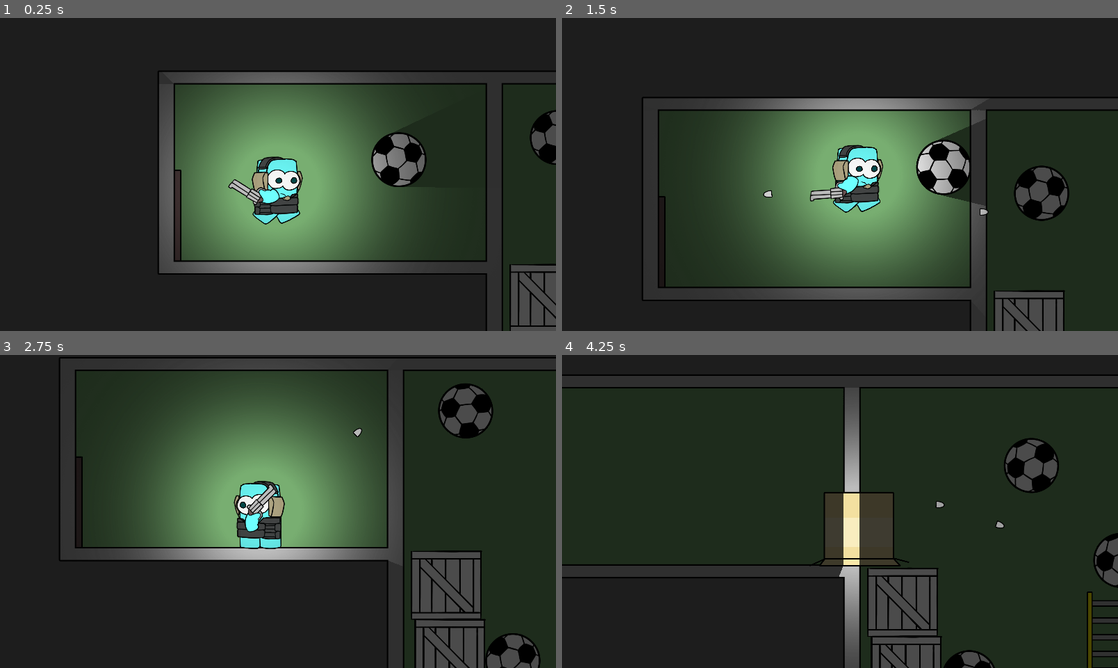
Above: before the commit, frames 1-4 (two rows, left to right).
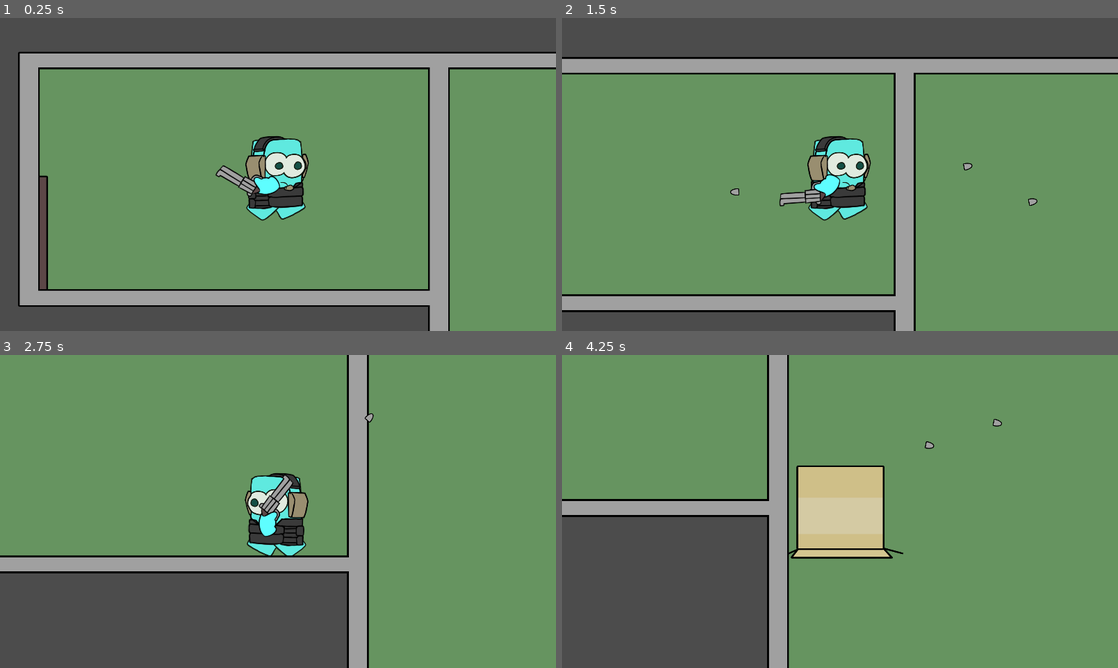
Above: after the commit, the same moments.

Repository: Project-escape/protype-1
Game: Godot game, scene res://scenes/levelsample.tscn
The game is run twice, just before and just after one commit, with the same random seed, the same clock (stepped at 60 frames per second) and the same inputs.
Inputs (mouse positions are in pixels of both pictures, inside the frame that each line leads up to):
- Up to frame 1 (0.25 s): no input
- Up to frame 2 (1.5 s): move the mouse to (962, 158) at 0.52 s; press the mouse at (962, 158) at 0.53 s; hold Right (right) from 0.53 s (still down); tap E (action) at 0.6 s; tap Space (jump) at 0.77 s; move the mouse to (728, 190) at 1.27 s; release the mouse at (728, 190) at 1.28 s; click (728, 190) at 1.35 s
- Up to frame 3 (2.75 s): tap Space (jump) at 1.52 s; tap E (action) at 1.55, 2.1 s; move the mouse to (333, 442) at 2.02 s; release Right (right) at 2.03 s; press the mouse at (333, 442) at 2.03 s; hold Left (left) from 2.03 s (still down)
- Up to frame 4 (4.25 s): move the mouse to (812, 574) at 2.77 s; release Left (left) at 2.78 s; release the mouse at (812, 574) at 2.78 s; hold Right (right) from 2.78 s (still down); tap C (cover) at 2.85 s; tap Space (jump) at 3.02, 3.77 s; tap E (action) at 3.05 s; move the mouse to (1006, 558) at 3.52 s; press the mouse at (1006, 558) at 3.53 s

The runs differ from the first frame. In frame 1, 92% of the frame differs, in the area x 0-100%, y 0-100%; in frame 2, 94%; in frame 3, 94%; in frame 4, 100%.

Commit message:
think bullet fixed

Diff:
--- a/default_bus_layout.tres
+++ b/default_bus_layout.tres
@@ -1,3 +1,4 @@
 [gd_resource type="AudioBusLayout" format=2]
 
 [resource]
+bus/0/volume_db = 1.85375
--- a/scenes/Bullet.tscn
+++ b/scenes/Bullet.tscn
@@ -2,8 +2,6 @@
 
 [ext_resource path="res://assests/Weapon/bullet.png" type="Texture" id=1]
 [ext_resource path="res://script/Bullet.gd" type="Script" id=2]
-
-
 
 [sub_resource type="CapsuleShape2D" id=1]
 height = 12.2953
--- a/scenes/Gun.tscn
+++ b/scenes/Gun.tscn
@@ -12,7 +12,8 @@
 texture = ExtResource( 2 )
 
 [node name="BulletPoint" type="Node2D" parent="."]
-position = Vector2( 183.315, -35.3176 )
+position = Vector2( 184.718, -38.4044 )
+z_as_relative = false
 
 [node name="SoundShot" type="AudioStreamPlayer" parent="."]
 stream = ExtResource( 3 )
--- a/scenes/door.tscn
+++ b/scenes/door.tscn
@@ -4,7 +4,6 @@
 [ext_resource path="res://assests/Objects/door open.png" type="Texture" id=2]
 [ext_resource path="res://assests/Objects/door close.png" type="Texture" id=3]
 [ext_resource path="res://sounds/close_door_1.wav" type="AudioStream" id=4]
-
 
 [sub_resource type="SpriteFrames" id=1]
 animations = [ {
--- /dev/null
+++ b/scenes/explotion.tscn
@@ -0,0 +1,47 @@
+[gd_scene load_steps=9 format=2]
+
+[ext_resource path="res://assests/Effects/explotion.png" type="Texture" id=1]
+[ext_resource path="res://script/explotion.gd" type="Script" id=2]
+
+
+[sub_resource type="AtlasTexture" id=1]
+flags = 4
+atlas = ExtResource( 1 )
+region = Rect2( 0, 0, 128, 129 )
+
+[sub_resource type="AtlasTexture" id=2]
+flags = 4
+atlas = ExtResource( 1 )
+region = Rect2( 128, 0, 128, 129 )
+
+[sub_resource type="AtlasTexture" id=3]
+flags = 4
+atlas = ExtResource( 1 )
+region = Rect2( 256, 0, 128, 129 )
+
+[sub_resource type="AtlasTexture" id=4]
+flags = 4
+atlas = ExtResource( 1 )
+region = Rect2( 384, 0, 128, 129 )
+
+[sub_resource type="AtlasTexture" id=5]
+flags = 4
+atlas = ExtResource( 1 )
+region = Rect2( 512, 0, 128, 129 )
+
+[sub_resource type="SpriteFrames" id=6]
+animations = [ {
+"frames": [ SubResource( 1 ), SubResource( 2 ), SubResource( 3 ), SubResource( 4 ), SubResource( 5 ) ],
+"loop": true,
+"name": "fire",
+"speed": 6.0
+} ]
+
+[node name="explotion" type="AnimatedSprite"]
+position = Vector2( 1.22821, 0.345215 )
+frames = SubResource( 6 )
+animation = "fire"
+frame = 1
+playing = true
+script = ExtResource( 2 )
+[connection signal="animation_finished" from="." to="." method="_on_explotion_animation_finished"]
--- a/scenes/gameboy.tscn
+++ b/scenes/gameboy.tscn
@@ -61,6 +61,7 @@
 script = ExtResource( 2 )
 
 [node name="Light2D" type="Light2D" parent="."]
+visible = false
 position = Vector2( 0.218017, -2.7818 )
 rotation = -0.00153396
 texture = ExtResource( 4 )
@@ -79,12 +80,12 @@
 animation = "jump"
 playing = true
 
-[node name="vest" type="Sprite" parent="Sprite"]
-position = Vector2( -1.18652, 53.6847 )
+[node name="vest" type="Sprite" parent="."]
+position = Vector2( -6.80786, 71.3362 )
 texture = ExtResource( 8 )
 
-[node name="head phone military" type="Sprite" parent="Sprite"]
-position = Vector2( 1.72799, -55.4653 )
+[node name="head phone military" type="Sprite" parent="."]
+position = Vector2( -3.89335, -37.8138 )
 texture = ExtResource( 9 )
 
 [node name="CollisionShape2D" type="CollisionShape2D" parent="."]
--- a/scenes/ladder.tscn
+++ b/scenes/ladder.tscn
@@ -1,7 +1,8 @@
 [gd_scene load_steps=4 format=2]
 
 [ext_resource path="res://assests/Objects/ladder.png" type="Texture" id=1]
-[ext_resource path="res://scenes/ladder.gd" type="Script" id=2]
+[ext_resource path="res://script/ladder.gd" type="Script" id=2]
+
 
 [sub_resource type="RectangleShape2D" id=1]
 extents = Vector2( 68.8, 304.082 )
--- a/scenes/levelsample.tscn
+++ b/scenes/levelsample.tscn
@@ -1,125 +1,45 @@
-[gd_scene load_steps=12 format=2]
+[gd_scene load_steps=6 format=2]
 
 [ext_resource path="res://scenes/rooms/room 2.tscn" type="PackedScene" id=1]
 [ext_resource path="res://scenes/rooms/room 1.tscn" type="PackedScene" id=2]
 [ext_resource path="res://scenes/rooms/room 4.tscn" type="PackedScene" id=3]
 [ext_resource path="res://scenes/rooms/room 3.tscn" type="PackedScene" id=4]
 [ext_resource path="res://scenes/gameboy.tscn" type="PackedScene" id=5]
-[ext_resource path="res://assests/Environment/background.png" type="Texture" id=6]
-[ext_resource path="res://scenes/football.tscn" type="PackedScene" id=7]
-[ext_resource path="res://scenes/wooden box white.tscn" type="PackedScene" id=8]
-[ext_resource path="res://scenes/platform.tscn" type="PackedScene" id=9]
-[ext_resource path="res://scenes/wooden box yellow.tscn" type="PackedScene" id=10]
-[ext_resource path="res://scenes/ladder.tscn" type="PackedScene" id=11]
 
-[node name="LevelSample" type="Node2D"]
-modulate = Color( 0.294118, 0.294118, 0.294118, 1 )
-position = Vector2( 781, 64 )
-scale = Vector2( 0.8, 0.8 )
-
-[node name="CanvasLayer" type="CanvasLayer" parent="."]
-
-[node name="ColorRect" type="ColorRect" parent="CanvasLayer"]
-visible = false
-light_mask = 2
-anchor_right = 1.0
-anchor_bottom = 1.0
-margin_right = 8.0
-margin_bottom = -0.200073
-color = Color( 0.364706, 0.364706, 0.364706, 0.529412 )
-__meta__ = {
-"_edit_use_anchors_": false
-}
-
-[node name="ParallaxBackground" type="ParallaxBackground" parent="."]
-
-[node name="Sprite" type="Sprite" parent="ParallaxBackground"]
-position = Vector2( 959.279, 540.278 )
-texture = ExtResource( 6 )
-
-[node name="room3" parent="." instance=ExtResource( 1 )]
-position = Vector2( 2278.9, -132.793 )
-rotation = 0.0767945
-
-[node name="room4" parent="." instance=ExtResource( 3 )]
-position = Vector2( 486.637, -2889.18 )
-
-[node name="room5" parent="." instance=ExtResource( 4 )]
-position = Vector2( 374.59, -509.663 )
-
-[node name="room6" parent="." instance=ExtResource( 1 )]
-position = Vector2( 2396.26, -1759.95 )
-rotation = 0.102974
-
-[node name="room7" parent="." instance=ExtResource( 4 )]
-position = Vector2( 4575.37, 1809.65 )
-
-[node name="room8" parent="." instance=ExtResource( 3 )]
-position = Vector2( 6984.09, -197.091 )
-
-[node name="room2" parent="room8" instance=ExtResource( 4 )]
-position = Vector2( -6274.2, 2012.37 )
-
-[node name="room2" parent="." instance=ExtResource( 2 )]
-position = Vector2( 5187.63, -47.4583 )
-
-[node name="football2" parent="." instance=ExtResource( 7 )]
-position = Vector2( 1381.09, -2306.87 )
-scale = Vector2( 1, 1 )
-
-[node name="room9" parent="football2" instance=ExtResource( 1 )]
-position = Vector2( -1449.78, 5396.46 )
-
-[node name="room2" parent="football2/room9" instance=ExtResource( 1 )]
-position = Vector2( 3937.78, 66.7424 )
-
-[node name="ladder" parent="football2" instance=ExtResource( 11 )]
-position = Vector2( 510.778, -215.327 )
-
-[node name="football3" parent="." instance=ExtResource( 7 )]
-position = Vector2( 1147.88, -3308.9 )
-scale = Vector2( 1, 1 )
-
-[node name="football4" parent="." instance=ExtResource( 7 )]
-position = Vector2( 2628.29, -1122.94 )
-
-[node name="football5" parent="." instance=ExtResource( 7 )]
-position = Vector2( 1551.06, -1582.81 )
+[node name="Node2D" type="Node2D"]
+show_behind_parent = true
 
 [node name="gameboy" parent="." instance=ExtResource( 5 )]
-position = Vector2( -59.9489, -3175.65 )
+position = Vector2( 3323.44, -1257.07 )
 
 [node name="Camera2D" type="Camera2D" parent="gameboy"]
 current = true
-smoothing_enabled = true
 
-[node name="wooden box white" parent="." instance=ExtResource( 8 )]
-position = Vector2( 1302.98, -2018.38 )
+[node name="rooms" type="Node2D" parent="."]
 
-[node name="wooden box white2" parent="wooden box white" instance=ExtResource( 8 )]
-position = Vector2( -195.477, -296.403 )
+[node name="room3" parent="rooms" instance=ExtResource( 1 )]
+position = Vector2( 306.225, -224.607 )
 
-[node name="wooden box white2" parent="wooden box white/wooden box white2" instance=ExtResource( 8 )]
-position = Vector2( -15.6794, -294.951 )
+[node name="room6" parent="rooms" instance=ExtResource( 2 )]
+position = Vector2( 1617.09, 811.942 )
 
-[node name="platform3" parent="." instance=ExtResource( 9 )]
-position = Vector2( 1199.75, -103.108 )
+[node name="room5" parent="rooms" instance=ExtResource( 3 )]
+position = Vector2( 3492.53, -907.036 )
 
-[node name="platform2" parent="." instance=ExtResource( 9 )]
-position = Vector2( 1187.01, -842.168 )
+[node name="room4" parent="rooms" instance=ExtResource( 4 )]
+position = Vector2( 3200.98, 1408 )
 
-[node name="platform" parent="." instance=ExtResource( 9 )]
-position = Vector2( 1661.05, -463.731 )
+[node name="room9" parent="rooms" instance=ExtResource( 1 )]
+position = Vector2( 8156.38, 1883.56 )
+rotation = -3.14159
 
-[node name="wooden box white2" parent="." instance=ExtResource( 8 )]
-position = Vector2( 1616.03, 371.16 )
+[node name="room8" parent="rooms" instance=ExtResource( 4 )]
+position = Vector2( 7084.53, 3109.75 )
+rotation = -3.14159
 
-[node name="wooden box yellow" parent="." instance=ExtResource( 10 )]
-position = Vector2( 3518.32, 427.654 )
+[node name="room7" parent="rooms" instance=ExtResource( 3 )]
+position = Vector2( 1732.45, 2334.76 )
+rotation = -3.14159
 
-[node name="wooden box yellow" parent="wooden box yellow" instance=ExtResource( 10 )]
-position = Vector2( 1822.4, 1684.39 )
-
-[node name="football6" parent="." instance=ExtResource( 7 )]
-position = Vector2( 463.563, -3213.36 )
-scale = Vector2( 1, 1 )
+[node name="room2" parent="rooms" instance=ExtResource( 2 )]
+position = Vector2( 643.082, -1420.71 )
--- /dev/null
+++ b/scenes/levelsample1.tscn
@@ -0,0 +1,128 @@
+[gd_scene load_steps=12 format=2]
+
+[ext_resource path="res://scenes/rooms/room 2.tscn" type="PackedScene" id=1]
+[ext_resource path="res://scenes/rooms/room 1.tscn" type="PackedScene" id=2]
+[ext_resource path="res://scenes/rooms/room 4.tscn" type="PackedScene" id=3]
+[ext_resource path="res://scenes/rooms/room 3.tscn" type="PackedScene" id=4]
+[ext_resource path="res://scenes/gameboy.tscn" type="PackedScene" id=5]
+[ext_resource path="res://assests/Environment/background.png" type="Texture" id=6]
+[ext_resource path="res://scenes/football.tscn" type="PackedScene" id=7]
+[ext_resource path="res://scenes/wooden box white.tscn" type="PackedScene" id=8]
+[ext_resource path="res://scenes/platform.tscn" type="PackedScene" id=9]
+[ext_resource path="res://scenes/wooden box yellow.tscn" type="PackedScene" id=10]
+[ext_resource path="res://scenes/ladder.tscn" type="PackedScene" id=11]
+
+[node name="LevelSample" type="Node2D"]
+modulate = Color( 0.294118, 0.294118, 0.294118, 1 )
+position = Vector2( 781, 64 )
+scale = Vector2( 0.8, 0.8 )
+
+[node name="CanvasLayer" type="CanvasLayer" parent="."]
+
+[node name="ColorRect" type="ColorRect" parent="CanvasLayer"]
+visible = false
+light_mask = 2
+anchor_right = 1.0
+anchor_bottom = 1.0
+margin_right = 8.0
+margin_bottom = -0.200073
+color = Color( 0.364706, 0.364706, 0.364706, 0.529412 )
+__meta__ = {
+"_edit_use_anchors_": false
+}
+
+[node name="ParallaxBackground" type="ParallaxBackground" parent="."]
+
+[node name="Sprite" type="Sprite" parent="ParallaxBackground"]
+position = Vector2( 959.279, 540.278 )
+texture = ExtResource( 6 )
+
+[node name="room3" parent="." instance=ExtResource( 1 )]
+position = Vector2( 2278.9, -132.793 )
+rotation = 0.0767945
+
+[node name="room4" parent="." instance=ExtResource( 3 )]
+position = Vector2( 486.637, -2889.18 )
+
+[node name="room5" parent="." instance=ExtResource( 4 )]
+position = Vector2( 374.59, -509.663 )
+
+[node name="room6" parent="." instance=ExtResource( 1 )]
+position = Vector2( 2396.26, -1759.95 )
+rotation = 0.102974
+
+[node name="room7" parent="." instance=ExtResource( 4 )]
+position = Vector2( 4575.37, 1809.65 )
+
+[node name="room8" parent="." instance=ExtResource( 3 )]
+position = Vector2( 6984.09, -197.091 )
+
+[node name="room2" parent="room8" instance=ExtResource( 4 )]
+position = Vector2( -6274.2, 2012.37 )
+
+[node name="room2" parent="." instance=ExtResource( 2 )]
+position = Vector2( 5187.63, -47.4583 )
+
+[node name="football2" parent="." instance=ExtResource( 7 )]
+position = Vector2( 1381.09, -2306.87 )
+scale = Vector2( 1, 1 )
+
+[node name="room9" parent="football2" instance=ExtResource( 1 )]
+position = Vector2( -1449.78, 5396.46 )
+
+[node name="room2" parent="football2/room9" instance=ExtResource( 1 )]
+position = Vector2( 3937.78, 66.7424 )
+
+[node name="ladder" parent="football2" instance=ExtResource( 11 )]
+position = Vector2( 510.778, -215.327 )
+
+[node name="football3" parent="." instance=ExtResource( 7 )]
+position = Vector2( 1147.88, -3308.9 )
+scale = Vector2( 1, 1 )
+
+[node name="football4" parent="." instance=ExtResource( 7 )]
+position = Vector2( 2628.29, -1122.94 )
+
+[node name="football5" parent="." instance=ExtResource( 7 )]
+position = Vector2( 1551.06, -1582.81 )
+
+[node name="wooden box white" parent="." instance=ExtResource( 8 )]
+position = Vector2( 1302.98, -2018.38 )
+
+[node name="wooden box white2" parent="wooden box white" instance=ExtResource( 8 )]
+position = Vector2( -195.477, -296.403 )
+
+[node name="wooden box white2" parent="wooden box white/wooden box white2" instance=ExtResource( 8 )]
+position = Vector2( -15.6794, -294.951 )
+
+[node name="platform3" parent="." instance=ExtResource( 9 )]
+position = Vector2( 1199.75, -103.108 )
+
+[node name="platform2" parent="." instance=ExtResource( 9 )]
+position = Vector2( 1187.01, -842.168 )
+
+[node name="platform" parent="." instance=ExtResource( 9 )]
+position = Vector2( 1661.05, -463.731 )
+
+[node name="wooden box white2" parent="." instance=ExtResource( 8 )]
+position = Vector2( 1616.03, 371.16 )
+
+[node name="gameboy" parent="." instance=ExtResource( 5 )]
+position = Vector2( -59.9487, -3175.65 )
+scale = Vector2( 1, 1 )
+
+[node name="Camera2D" type="Camera2D" parent="gameboy"]
+rotating = true
+current = true
+process_mode = 0
+smoothing_enabled = true
+
+[node name="wooden box yellow" parent="." instance=ExtResource( 10 )]
+position = Vector2( 3518.32, 427.654 )
+
+[node name="wooden box yellow" parent="wooden box yellow" instance=ExtResource( 10 )]
+position = Vector2( 1822.4, 1684.39 )
+
+[node name="football6" parent="." instance=ExtResource( 7 )]
+position = Vector2( 463.563, -3213.36 )
+scale = Vector2( 1, 1 )
--- a/scenes/room_default.tscn
+++ /dev/null
@@ -1,49 +0,0 @@
-[gd_scene load_steps=6 format=2]
-
-[ext_resource path="res://scenes/gameboy.tscn" type="PackedScene" id=1]
-[ext_resource path="res://assests/Environment/wall1.png" type="Texture" id=2]
-[ext_resource path="res://assests/Environment/background wall.png" type="Texture" id=3]
-
-[sub_resource type="RectangleShape2D" id=1]
-extents = Vector2( 686.381, 30.8519 )
-
-[sub_resource type="RectangleShape2D" id=2]
-extents = Vector2( 38.6752, 425.421 )
-
-[node name="room1" type="Node2D"]
-position = Vector2( 316.542, 380.941 )
-scale = Vector2( 0.608964, 0.588415 )
-
-[node name="background" type="Sprite" parent="."]
-texture = ExtResource( 3 )
-
-[node name="StaticBody2D" type="StaticBody2D" parent="."]
-
-[node name="Sprite" type="Sprite" parent="StaticBody2D"]
-texture = ExtResource( 2 )
-
-[node name="CollisionShape2D" type="CollisionShape2D" parent="StaticBody2D"]
-position = Vector2( -1.68176, -415.403 )
-shape = SubResource( 1 )
-
-[node name="CollisionShape2D2" type="CollisionShape2D" parent="StaticBody2D"]
-position = Vector2( -8.41461, 414.843 )
-shape = SubResource( 1 )
-
-[node name="CollisionShape2D3" type="CollisionShape2D" parent="StaticBody2D"]
-position = Vector2( -658.217, -2.36359 )
-shape = SubResource( 2 )
-
-[node name="CollisionShape2D4" type="CollisionShape2D" parent="StaticBody2D"]
-position = Vector2( 657.581, 11.7726 )
-shape = SubResource( 2 )
-
-[node name="gameboy" parent="." instance=ExtResource( 1 )]
-position = Vector2( -232.545, 131.235 )
-
-[node name="Camera2D" type="Camera2D" parent="gameboy"]
-position = Vector2( 0, -1.69946 )
-current = true
-limit_left = -200
-limit_bottom = 690
-limit_smoothed = true
--- a/scenes/room_door_sample.tscn
+++ /dev/null
@@ -1,53 +0,0 @@
-[gd_scene load_steps=7 format=2]
-
-[ext_resource path="res://scenes/gameboy.tscn" type="PackedScene" id=1]
-[ext_resource path="res://assests/Environment/wall1.png" type="Texture" id=2]
-[ext_resource path="res://assests/Environment/background wall.png" type="Texture" id=3]
-[ext_resource path="res://scenes/door.tscn" type="PackedScene" id=4]
-
-[sub_resource type="RectangleShape2D" id=1]
-extents = Vector2( 686.381, 30.8519 )
-
-[sub_resource type="RectangleShape2D" id=2]
-extents = Vector2( 38.6752, 425.421 )
-
-[node name="room1" type="Node2D"]
-position = Vector2( 316.542, 380.941 )
-scale = Vector2( 0.608964, 0.588415 )
-
-[node name="background" type="Sprite" parent="."]
-texture = ExtResource( 3 )
-
-[node name="door" parent="." instance=ExtResource( 4 )]
-position = Vector2( 216.946, 182.029 )
-
-[node name="StaticBody2D" type="StaticBody2D" parent="."]
-
-[node name="Sprite" type="Sprite" parent="StaticBody2D"]
-texture = ExtResource( 2 )
-
-[node name="CollisionShape2D" type="CollisionShape2D" parent="StaticBody2D"]
-position = Vector2( -1.68176, -415.403 )
-shape = SubResource( 1 )
-
-[node name="CollisionShape2D2" type="CollisionShape2D" parent="StaticBody2D"]
-position = Vector2( -8.41461, 414.843 )
-shape = SubResource( 1 )
-
-[node name="CollisionShape2D3" type="CollisionShape2D" parent="StaticBody2D"]
-position = Vector2( -658.217, -2.36359 )
-shape = SubResource( 2 )
-
-[node name="CollisionShape2D4" type="CollisionShape2D" parent="StaticBody2D"]
-position = Vector2( 657.581, 11.7726 )
-shape = SubResource( 2 )
-
-[node name="gameboy" parent="." instance=ExtResource( 1 )]
-position = Vector2( -520.514, 133.638 )
-
-[node name="Camera2D" type="Camera2D" parent="gameboy"]
-position = Vector2( 0, -1.69946 )
-current = true
-limit_left = -200
-limit_bottom = 690
-limit_smoothed = true
--- a/scenes/rooms/room 1.tscn
+++ b/scenes/rooms/room 1.tscn
@@ -23,7 +23,9 @@
 [node name="room2" type="Node2D"]
 
 [node name="Sprite" type="Sprite" parent="."]
+show_behind_parent = true
 position = Vector2( 771.538, 541.945 )
+z_index = -1
 texture = ExtResource( 3 )
 
 [node name="door2" parent="." instance=ExtResource( 2 )]
--- a/scenes/rooms/room 2.tscn
+++ b/scenes/rooms/room 2.tscn
@@ -24,6 +24,7 @@
 
 [node name="Sprite" type="Sprite" parent="."]
 position = Vector2( 1432.38, 539.391 )
+z_index = -1
 texture = ExtResource( 3 )
 
 [node name="door2" parent="." instance=ExtResource( 2 )]
--- a/scenes/rooms/room 3.tscn
+++ b/scenes/rooms/room 3.tscn
@@ -1,11 +1,8 @@
-[gd_scene load_steps=14 format=2]
+[gd_scene load_steps=9 format=2]
 
 [ext_resource path="res://assests/Environment/wall 3.png" type="Texture" id=1]
 [ext_resource path="res://scenes/door.tscn" type="PackedScene" id=2]
 [ext_resource path="res://assests/Environment/background wall 3.png" type="Texture" id=3]
-[ext_resource path="res://assests/Effects/light 3.png" type="Texture" id=4]
-[ext_resource path="res://assests/Effects/kisspng-incandescent-light-bulb-led-lamp-light-emitting-di-a-light-bulb-5a6a5286db2499.3081099115169173828976.png" type="Texture" id=5]
-[ext_resource path="res://scenes/gameboy.tscn" type="PackedScene" id=7]
 
 [sub_resource type="RectangleShape2D" id=1]
 extents = Vector2( 33.5186, 664.906 )
@@ -22,17 +19,11 @@
 [sub_resource type="OccluderPolygon2D" id=5]
 polygon = PoolVector2Array( 356.913, -745.498, 1739.07, -742.489, 1740.57, 1080.79, 356.213, 1080.79, 356.59, -744.602, 425.543, -692.466, 423.637, 1028.28, 1669.52, 1031.28, 1671.02, -692.733, 425.543, -692.466 )
 
-[sub_resource type="CapsuleShape2D" id=6]
-radius = 48.2141
-height = 85.1056
-
-[sub_resource type="RectangleShape2D" id=7]
-extents = Vector2( 612.75, 229.229 )
-
 [node name="room2" type="Node2D"]
 
 [node name="Sprite" type="Sprite" parent="."]
 position = Vector2( 1051.26, 166.489 )
+z_index = -1
 texture = ExtResource( 3 )
 
 [node name="door2" parent="." instance=ExtResource( 2 )]
@@ -66,42 +57,3 @@
 
 [node name="LightOccluder2D" type="LightOccluder2D" parent="."]
 occluder = SubResource( 5 )
-
-[node name="roomlight" type="StaticBody2D" parent="."]
-visible = false
-
-[node name="Sprite" type="Sprite" parent="roomlight"]
-position = Vector2( 1583.68, -635.865 )
-rotation = 3.13587
-scale = Vector2( 0.126235, 0.126235 )
-texture = ExtResource( 5 )
-
-[node name="CollisionShape2D" type="CollisionShape2D" parent="roomlight"]
-position = Vector2( 1580.47, -631.019 )
-shape = SubResource( 6 )
-
-[node name="LightOccluder2D" type="LightOccluder2D" parent="roomlight"]
-visible = false
-
-[node name="Light2D" type="Light2D" parent="roomlight"]
-position = Vector2( 1080.05, 191.875 )
-enabled = false
-texture = ExtResource( 4 )
-energy = 9.39
-
-[node name="lightsensor" type="Area2D" parent="."]
-visible = false
-position = Vector2( 6.72717, 114.362 )
-
-[node name="CollisionShape2D" type="CollisionShape2D" parent="lightsensor"]
-position = Vector2( 1046.07, -450.721 )
-shape = SubResource( 7 )
-
-[node name="gameboy" parent="." instance=ExtResource( 7 )]
-visible = false
-position = Vector2( 1264.71, -968.713 )
-
-[node name="Camera2D" type="Camera2D" parent="gameboy"]
-visible = false
-current = true
-[connection signal="body_entered" from="lightsensor" to="." method="_on_lightsensor_body_entered"]
--- a/scenes/rooms/room 4.tscn
+++ b/scenes/rooms/room 4.tscn
@@ -30,6 +30,7 @@
 
 [node name="Sprite" type="Sprite" parent="."]
 position = Vector2( 352.398, 186.878 )
+z_index = -1
 texture = ExtResource( 3 )
 
 [node name="door2" parent="." instance=ExtResource( 2 )]
--- a/script/Bullet.gd
+++ b/script/Bullet.gd
@@ -1,6 +1,10 @@
 extends RigidBody2D
 
+var explotion = preload("res://scenes/explotion.tscn")
 
 func _on_RigidBody2D_body_entered(body):
 	if !body.is_in_group("player"):
+		var explotion_instance = explotion.instance()
+		explotion_instance.position = get_global_position()
+		get_tree().get_root().add_child(explotion_instance)
 		queue_free()
--- /dev/null
+++ b/script/explotion.gd
@@ -0,0 +1,5 @@
+extends AnimatedSprite
+
+
+func _on_explotion_animation_finished():
+	queue_free()
--- a/script/gameboy.gd
+++ b/script/gameboy.gd
@@ -34,14 +34,14 @@
 		velocity.x = SPEED
 		$Sprite.play("walk")
 		$Sprite.flip_h = false
-		$Sprite/vest.flip_h = false
-		$"Sprite/head phone military".flip_h = false
+		$vest.flip_h = false
+		$"head phone military".flip_h = false
 	elif Input.is_action_pressed("left"):
 		velocity.x = -SPEED
 		$Sprite.play("walk")
 		$Sprite.flip_h = true
-		$Sprite/vest.flip_h = true
-		$"Sprite/head phone military".flip_h = true
+		$vest.flip_h = true
+		$"head phone military".flip_h = true
 	else:
 		$Sprite.play("idle")
 	if not is_on_floor():
--- a/script/gun.gd
+++ b/script/gun.gd
@@ -10,7 +10,6 @@
 	look_at(get_global_mouse_position())
 	if Input.is_action_pressed("fire") and can_fire:
 		$SoundShot.play()
-		print("fire")
 		var bullet_instance = bullet.instance()
 		bullet_instance.position = $BulletPoint.get_global_position()
 		bullet_instance.rotation_degrees = rotation_degrees
Binary file added: assests/Effects/explotion.png
Not shown, added: assests/Effects/explotion.png.import
Renamed: scenes/ladder.gd -> script/ladder.gd
